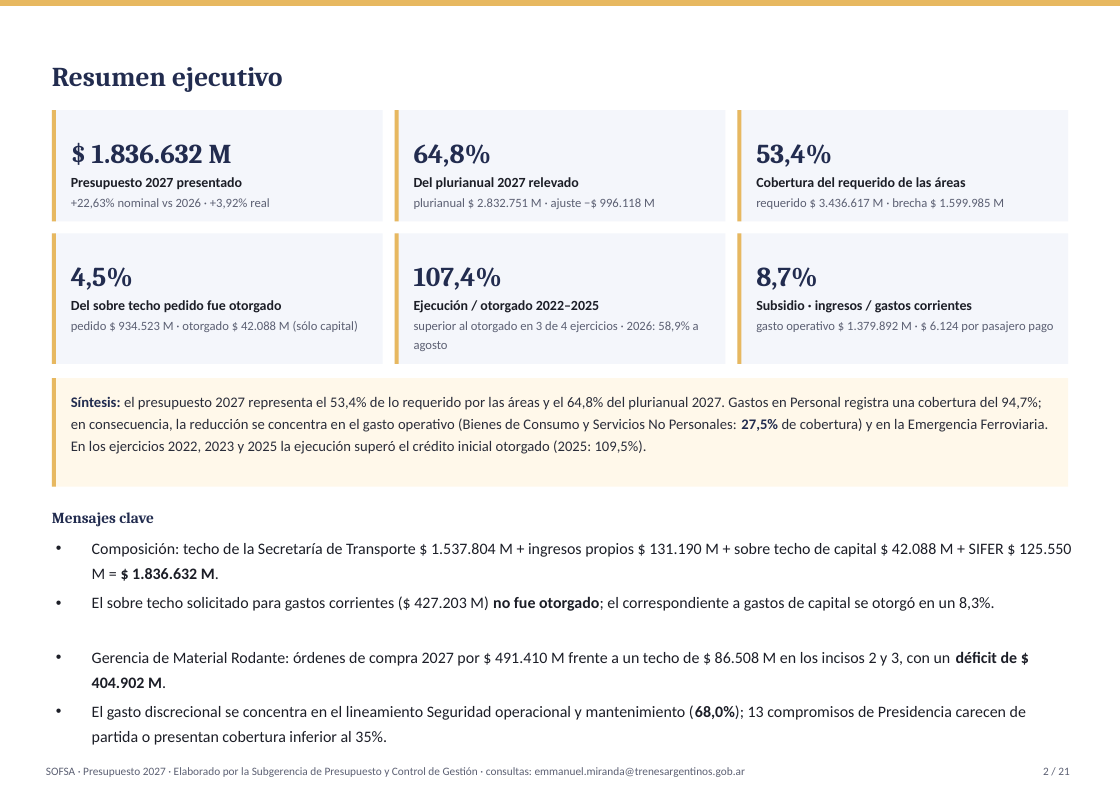
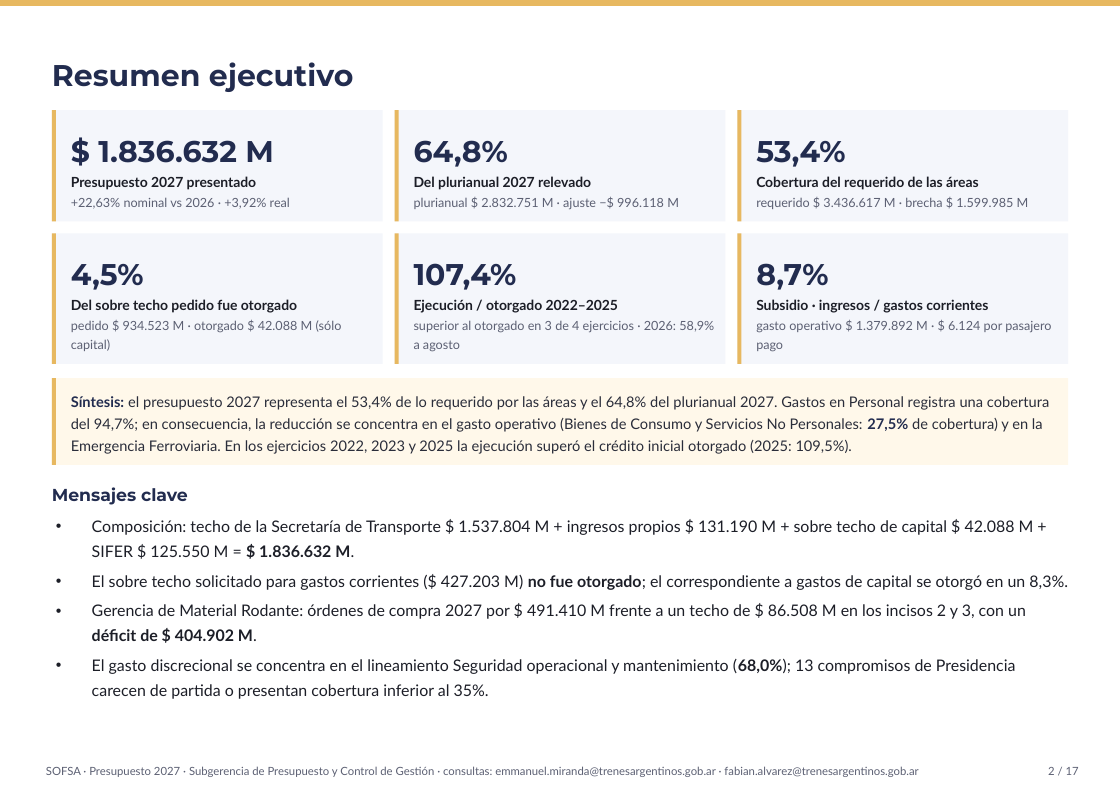
Before and after one commit to emiranda028/pluri_sofsa, a slide deck: slide 2 of Presupuesto_2027_SOFSA_presentacion.pptx. Drawn at 1120x792 pixels with LibreOffice and Linux fonts; fonts in the diff are those of the drawing. Boxes give left, top, right and bottom in pixels: in the first picture for what was removed or moved away, otherwise in the second. Text is boxed around its words. In the diff, an @@ line names an element or a change of style, - is before the commit and + after.

```diff
--- a/Presupuesto_2027_SOFSA_presentacion.pptx
+++ b/Presupuesto_2027_SOFSA_presentacion.pptx
@@ size 20.5 to 22.5 pt, font Cambria to Montserrat in 7 elements at [52,62,353,92], [98,140,274,163], [414,140,508,167], [756,141,845,167], [71,264,144,290], [414,263,517,290], [756,263,828,290] @@
@@ rectangle: place and size @@
-rectangle at [52,378,1067,487]
+rectangle at [52,378,1067,465]
@@ rectangle: place and size @@
-rectangle at [52,378,56,487]
+rectangle at [52,378,56,465]
@@ text "Mensajes clave": place and size @@
-text "Mensajes clave" at [52,512,154,527]
+text "Mensajes clave" at [52,487,188,505]
@@ text "Mensajes clave" at [52,487,188,505]: size 11.5 to 13 pt, font Cambria to Montserrat @@
@@ text "Composición: techo de la Secretaría ...": place and size @@
-text "Composición: techo de la Secretaría ..." at [92,543,1071,579]
+text "Composición: techo de la Secretaría ..." at [92,520,1034,557]
@@ text "El sobre techo solicitado para ...": place and size @@
-text "El sobre techo solicitado para ..." at [92,596,995,611]
+text "El sobre techo solicitado para ..." at [92,575,1068,590]
@@ font Calibri to Lato in 17 elements at [71,176,257,190], [71,198,290,209], [414,176,591,190], [414,198,679,209], [756,176,979,190], [756,197,1029,209], [71,299,297,313], [71,320,342,351], [414,299,618,313], [414,321,714,352], [756,299,988,313], [756,321,1051,352], [71,396,1049,454], [92,520,1034,557], [92,575,1068,590], [92,659,1016,699], [92,604,1026,641] @@
@@ text "Gerencia de Material Rodante: órdenes ...": place and size @@
-text "Gerencia de Material Rodante: órdenes ..." at [92,651,1018,688]
+text "Gerencia de Material Rodante: órdenes ..." at [92,604,1026,641]
@@ text "El gasto discrecional se concentra ...": place and size @@
-text "El gasto discrecional se concentra ..." at [92,705,1026,745]
+text "El gasto discrecional se concentra ..." at [92,659,1016,699]
@@ text at [46,766,918,777]: text changed; font Calibri to Lato @@
-SOFSA · Presupuesto 2027 · Elaborado por la Subgerencia de Presupuesto y Control de Gestión · consultas: emmanuel.miranda@trenesargentinos.gob.ar
+SOFSA · Presupuesto 2027 · Subgerencia de Presupuesto y Control de Gestión · consultas: emmanuel.miranda@trenesargentinos.gob.ar · fabian.alvarez@trenesargentinos.gob.ar
@@ text at [1048,767,1079,775]: text changed; font Calibri to Lato @@
-2 / 21
+2 / 17
```
Also in this commit, not shown: 16 other slides changed, 4 slides removed, 3 other files.
